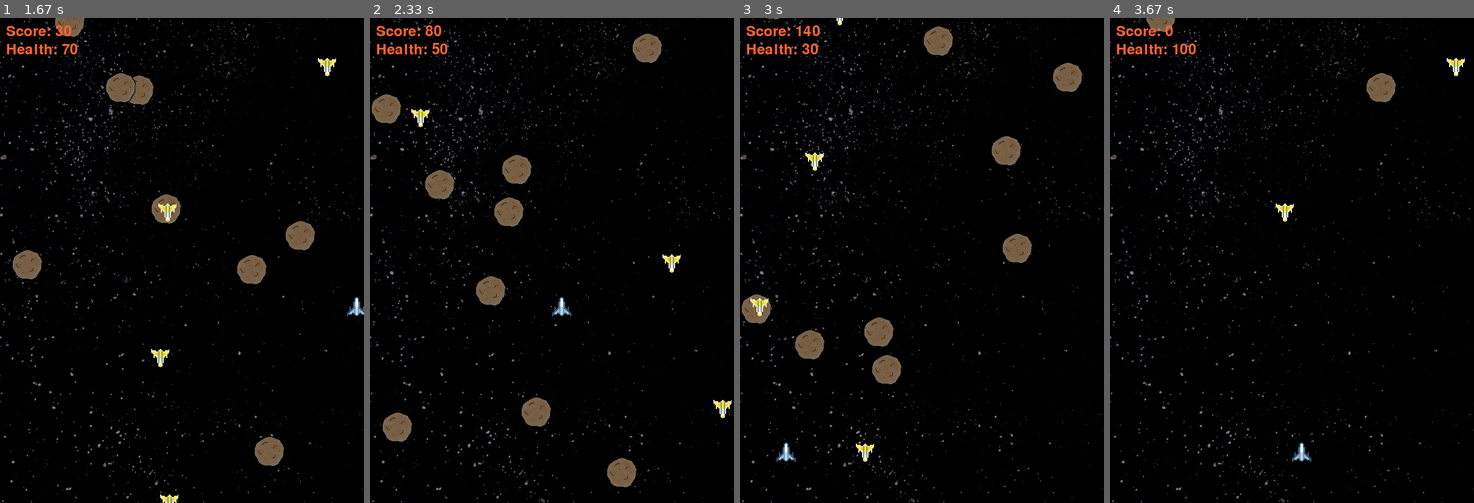
Above: before the commit, frames 1-4 (left to right).
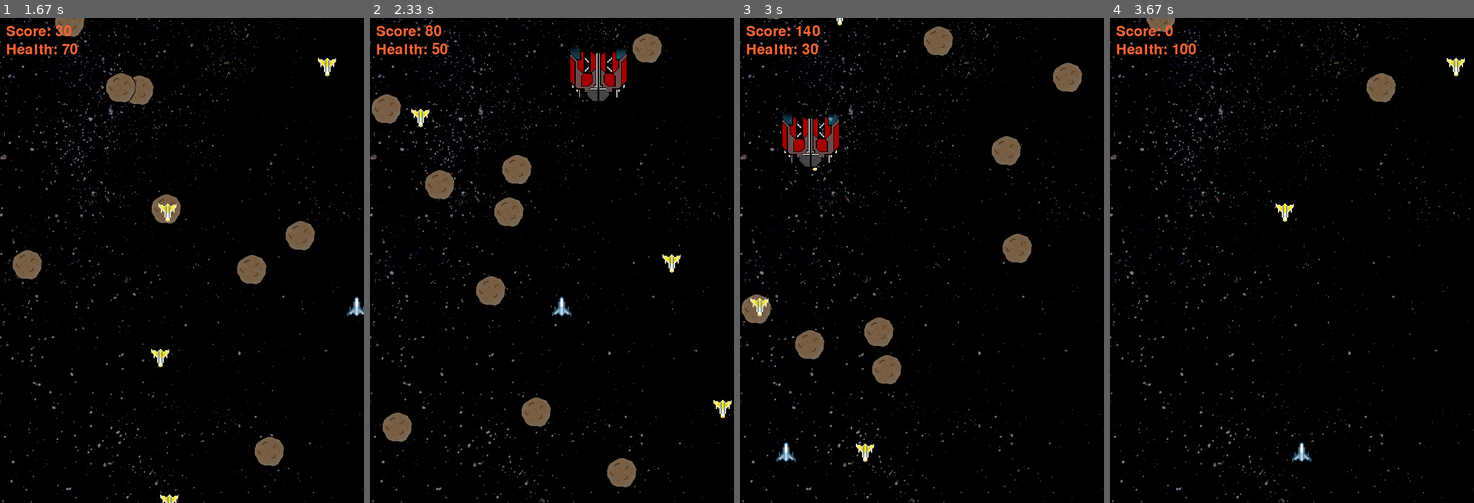
Above: after the commit, the same moments.

Repository: SteveHutchison/GroupPygame
Game: pygame game, started from Main.py
Same seed, same stepped clock (60 frames per second), same inputs: the game is played once before the commit and once after it.
Inputs:
- Up to frame 1 (1.67 s): tap X at 0.33 s; hold Right 0.67-1.13 s; hold Up 1.17-1.47 s
- Up to frame 2 (2.33 s): hold Left from 2 s (still down)
- Up to frame 3 (3 s): release Left at 2.53 s; hold Down 2.57-2.87 s; tap Space at 2.63, 2.97 s; hold Left from 2.9 s (still down)
- Up to frame 4 (3.67 s): tap Space at 3.27 s; release Left at 3.3 s; tap R at 3.33 s

Frame 1 is identical in both runs. In frame 2, 1.0% of the frame differs, in the area x 54-71%, y 6-18%; in frame 3, 1.0%, in the area x 11-28%, y 19-31%; in frame 4, nothing differs.

Commit message:
Commit goddamn it

Diff:
--- a/Main.py
+++ b/Main.py
@@ -14,6 +14,7 @@
 	ASTEROID_image = pygame.image.load("M:/groupPy/img/Rock.png")
 	FIGHTER_image = pygame.image.load("M:/groupPy/img/enemy_1.png")
 	BULLET_image = pygame.image.load("M:/groupPy/img/bullet.png")
+	BOSS_image = pygame.image.load("M:/groupPy/img/Spaceship.png")
 
 	backgroundRect = background.get_rect()
 
@@ -68,6 +69,16 @@
 	ASTEROIDMAXSPEED = 5
 	ASTEROIDMINSPEED = 3
 	asteroids = []
+
+	# boss fighter variables
+	bossfighterCounter = 0
+	boss_x = 0
+	boss_y = 0
+	NEWBOSS = 200
+	BOSSSIZE = 96
+	BOSSSPEEDY = 4
+	BOSSSPEEDX = 4
+	bossfighters = []
 
 	# fighter variables
 	fighterCounter = 0
@@ -120,6 +131,11 @@
 					if event.key == K_SPACE:
 						shooting = False
 
+			# power limiter
+			if power < 1:
+				power = 1
+			if power > 4:
+				power = 4
 			# draw the black background onto the surface
 			screen.blit(background, backgroundRect)
 			# add new enemies
@@ -140,6 +156,17 @@
 							'surface':pygame.transform.scale(FIGHTER_image, (FIGHTERSIZE, FIGHTERSIZE))
 							})
 				fighterCounter = 0
+
+			bossfighterCounter += 1
+			if bossfighterCounter == NEWBOSS:
+
+				bossfighters.append({'rect': pygame.Rect(316, 0 - BOSSSIZE, BOSSSIZE, BOSSSIZE),
+							'speed': (BOSSSPEEDX, BOSSSPEEDY),
+							'surface':pygame.transform.scale(BOSS_image, (BOSSSIZE, BOSSSIZE))
+							})
+				boss_x = 316
+				boss_y = 800 - (0 - BOSSSIZE)
+
 
 			if shooting == True:
 				bulletCounter += 1
@@ -150,29 +177,29 @@
 								})
 					if power >= 2:
 						bullets.append({'rect': pygame.Rect(player_x, player_y, BULLETSIZE, BULLETSIZE),
-									'speed': (BULLETSPEEDX, BULLETSPEEDY),
-									'surface':pygame.transform.scale(BULLET_image, (BULLETSIZE, BULLETSIZE))
-									})
-						bullets.append({'rect': pygame.Rect(player_x, player_y, BULLETSIZE, BULLETSIZE),
-									'speed':  (-BULLETSPEEDX, BULLETSPEEDY),
+									'speed': (BULLETSPEEDX, 0.95*BULLETSPEEDY),
+									'surface':pygame.transform.scale(BULLET_image, (BULLETSIZE, BULLETSIZE))
+									})
+						bullets.append({'rect': pygame.Rect(player_x, player_y, BULLETSIZE, BULLETSIZE),
+									'speed':  (-BULLETSPEEDX, 0.95*BULLETSPEEDY),
 									'surface':pygame.transform.scale(BULLET_image, (BULLETSIZE, BULLETSIZE))
 									})
 					if power >= 3:
 						bullets.append({'rect': pygame.Rect(player_x, player_y, BULLETSIZE, BULLETSIZE),
-									'speed': (2*BULLETSPEEDX, 0.95*BULLETSPEEDY),
-									'surface':pygame.transform.scale(BULLET_image, (BULLETSIZE, BULLETSIZE))
-									})
-						bullets.append({'rect': pygame.Rect(player_x, player_y, BULLETSIZE, BULLETSIZE),
-									'speed':  (-2*BULLETSPEEDX, 0.95*BULLETSPEEDY),
+									'speed': (2*BULLETSPEEDX, 0.9*BULLETSPEEDY),
+									'surface':pygame.transform.scale(BULLET_image, (BULLETSIZE, BULLETSIZE))
+									})
+						bullets.append({'rect': pygame.Rect(player_x, player_y, BULLETSIZE, BULLETSIZE),
+									'speed':  (-2*BULLETSPEEDX, 0.9*BULLETSPEEDY),
 									'surface':pygame.transform.scale(BULLET_image, (BULLETSIZE, BULLETSIZE))
 									})
 					if power >= 4:
 						bullets.append({'rect': pygame.Rect(player_x, player_y, BULLETSIZE, BULLETSIZE),
-									'speed': (3*BULLETSPEEDX, 0.85*BULLETSPEEDY),
-									'surface':pygame.transform.scale(BULLET_image, (BULLETSIZE, BULLETSIZE))
-									})
-						bullets.append({'rect': pygame.Rect(player_x, player_y, BULLETSIZE, BULLETSIZE),
-									'speed':  (-3*BULLETSPEEDX, 0.85*BULLETSPEEDY),
+									'speed': (3*BULLETSPEEDX, 0.8*BULLETSPEEDY),
+									'surface':pygame.transform.scale(BULLET_image, (BULLETSIZE, BULLETSIZE))
+									})
+						bullets.append({'rect': pygame.Rect(player_x, player_y, BULLETSIZE, BULLETSIZE),
+									'speed':  (-3*BULLETSPEEDX, 0.8*BULLETSPEEDY),
 									'surface':pygame.transform.scale(BULLET_image, (BULLETSIZE, BULLETSIZE))
 									})
 					bulletCounter = 0
@@ -215,6 +242,18 @@
 				b['rect'].move_ip(0, b['speed'])
 			for b in fighters:
 				b['rect'].move_ip(0, b['speed'])
+			for b in bossfighters:
+				if boss_y > 650:
+					b['rect'].move_ip(0, BOSSSPEEDY)
+					boss_y -= BOSSSPEEDY
+					print (boss_y)
+				if boss_x < player_x-48:
+					b['rect'].move_ip(BOSSSPEEDX, 0)
+					boss_x += BOSSSPEEDX
+				if boss_x > player_x-48:
+					b['rect'].move_ip(-BOSSSPEEDX, 0)
+					boss_x -= BOSSSPEEDX
+
 			for b in bullets:
 				b['rect'].move_ip(b['speed'])
 			# check for collisions
@@ -257,12 +296,11 @@
 				screen.blit(b['surface'], b['rect'])
 			for b in bullets:
 				screen.blit(b['surface'], b['rect'])
-
-
+			for b in bossfighters:
+				screen.blit(b['surface'], b['rect'])
 
 			fontRenderer.draw_stat("Score: ", score, (10,10), screen)
 			fontRenderer.draw_stat("Health: ", playerHealth, (10, 40), screen)
-
 
 			# draw the window onto the screen
 			pygame.display.update()
@@ -288,6 +326,9 @@
 						for b in bullets:
 							bullets.remove(b)
 						bullets = []
+						for b in bossfighters:
+							bossfighters.remove(b)
+						bossfighters = []
 						playerHealth = 100
 						score = 0
 						player = pygame.Rect(300, 700, 32, 32)
Binary file added: img/Spaceship.png
Not shown, removed: fontRenderer.pyc
